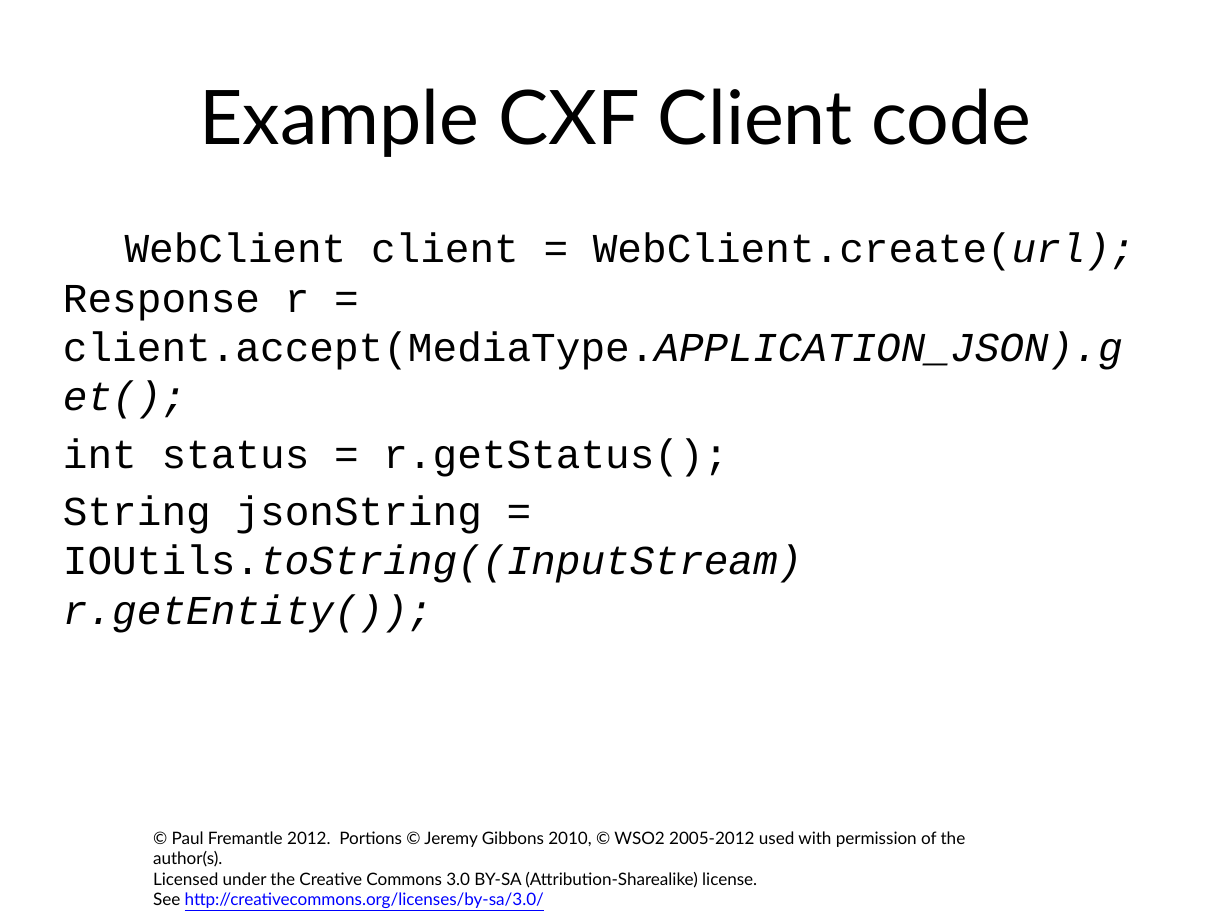
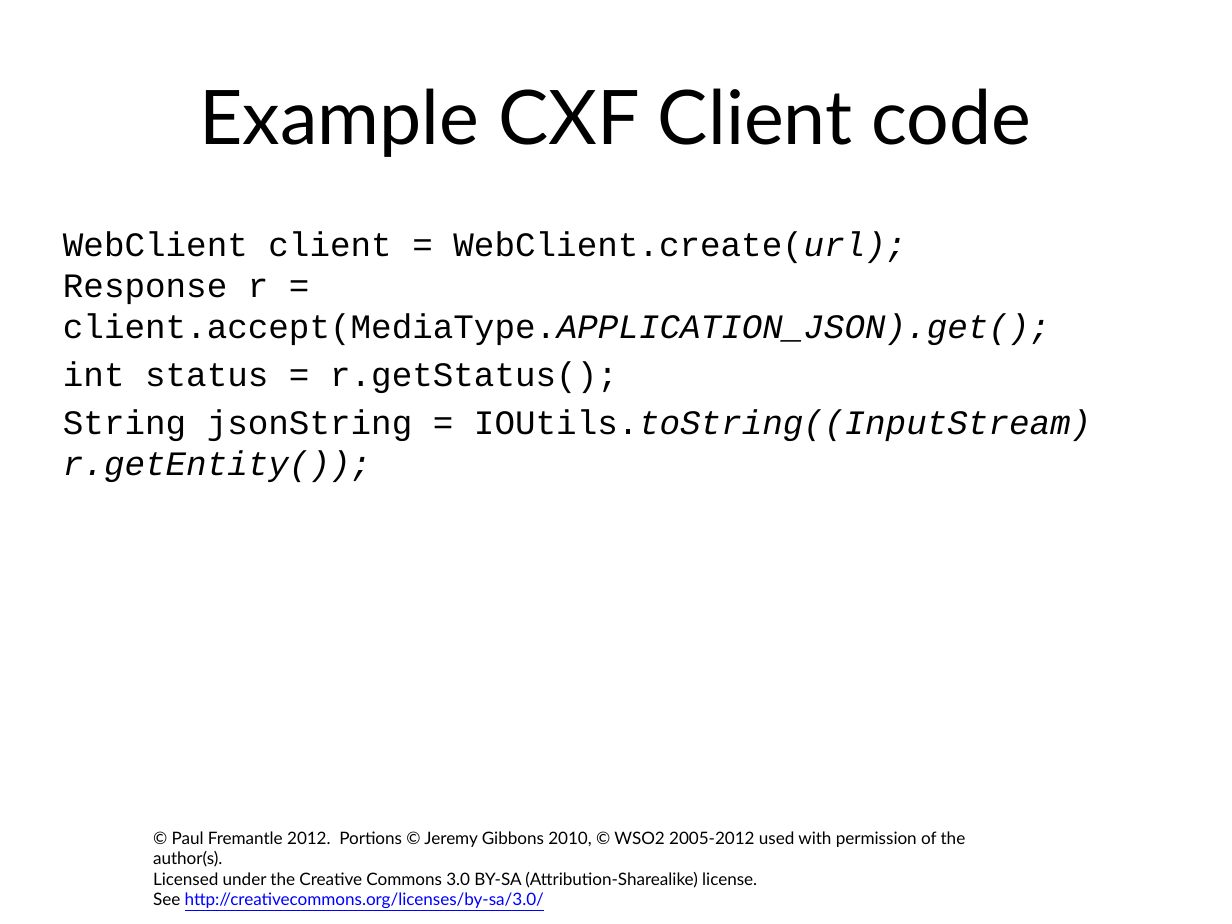
Before and after one commit to pzfreo/ox-soa-old, a slide deck: slide 12 of presentations/source/03a-Creating-REST-Clients.pptx. Drawn at 1232x924 pixels with LibreOffice and Linux fonts; fonts in the diff are those of the drawing; background and template pictures are left out. Boxes give left, top, right and bottom in pixels: in the first picture for what was removed or moved away, otherwise in the second. Text is boxed around its words. In the diff, an @@ line names an element or a change of style, - is before the commit and + after.

```diff
--- a/presentations/source/03a-Creating-REST-Clients.pptx
+++ b/presentations/source/03a-Creating-REST-Clients.pptx
@@ text "WebClient client = WebClient.create(url); Response ..." at <box>63,231,1091,482</box>: size 24 to 20 pt @@
```
Also in this commit, not shown: 3 other slides changed, 16 other files.
